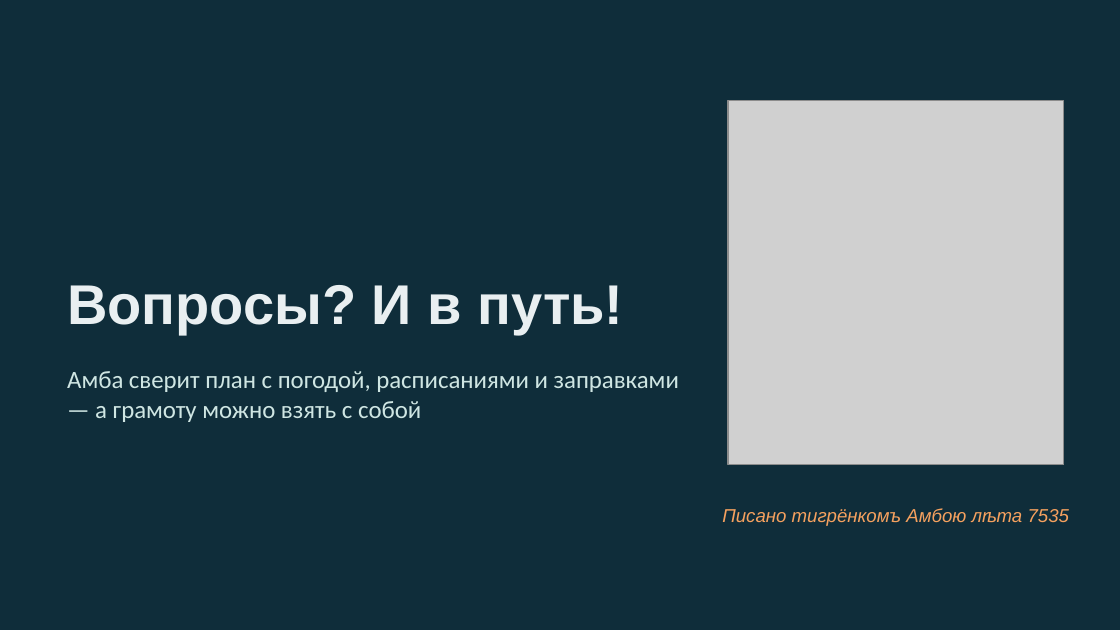
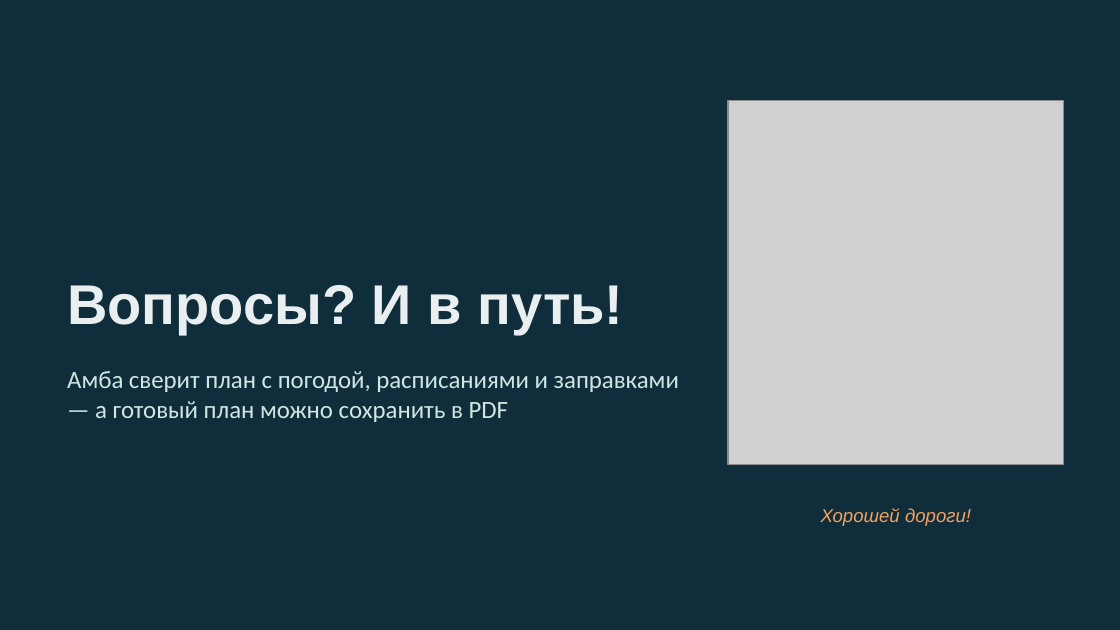
Before and after one commit to BessolitsinGleb/AI-ta, a slide deck: slide 15 of presentation/Amba_Travel_AI.pptx. Drawn at 1120x630 pixels with LibreOffice and Linux fonts; fonts in the diff are those of the drawing; grey boxes stand for pictures. Boxes give left, top, right and bottom in pixels: in the first picture for what was removed or moved away, otherwise in the second. Text is boxed around its words. In the diff, an @@ line names an element or a change of style, - is before the commit and + after.

```diff
--- a/presentation/Amba_Travel_AI.pptx
+++ b/presentation/Amba_Travel_AI.pptx
@@ text at box(67, 371, 679, 422): text changed @@
-Амба сверит план с погодой, расписаниями и заправками — а грамоту можно взять с собой
+Амба сверит план с погодой, расписаниями и заправками — а готовый план можно сохранить в PDF
@@ text at box(821, 508, 971, 526): text changed @@
-Писано тигрёнкомъ Амбою лѣта 7535
+Хорошей дороги!
```
Also in this commit, not shown: 4 other slides changed, 12 other files.
